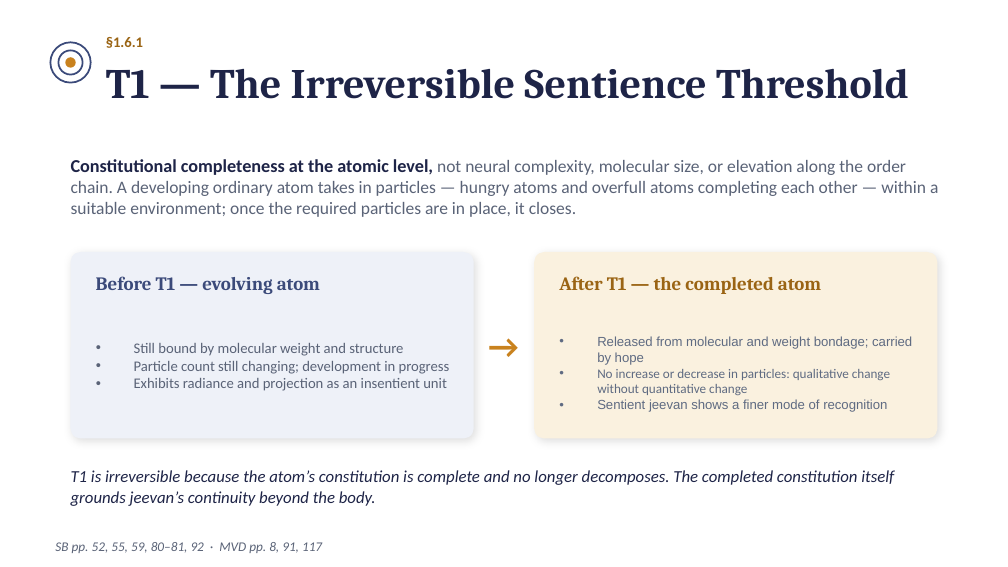
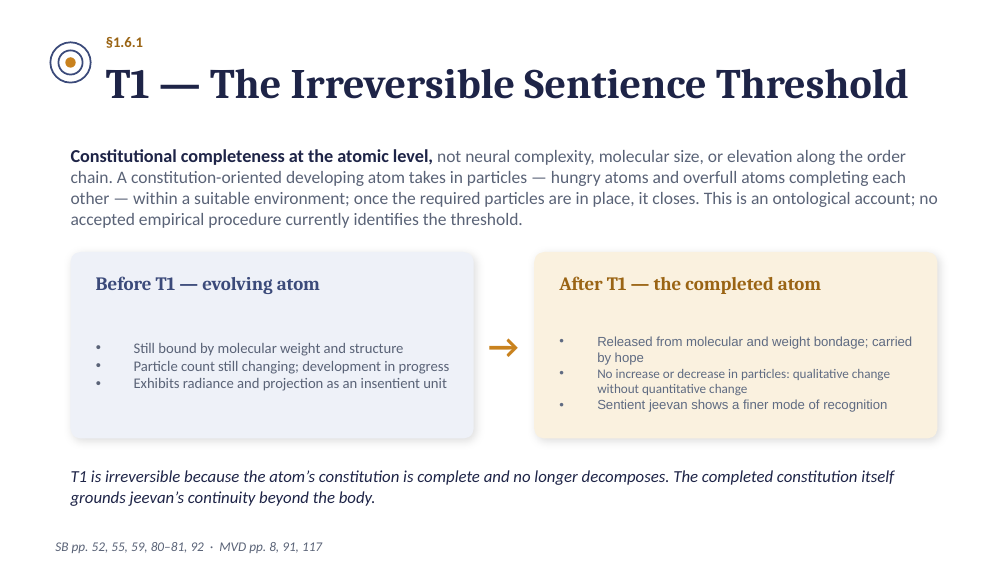
Before and after one commit to raghavamohan/AnalyticMadhyasthDarshan, a slide deck: slide 13 of Studies/The-Ontology-of-Coexistence/The-Ontology-of-Existence-Madhyasth-Darshan.pptx (slide 12 before the commit). Drawn at 1008x567 pixels with LibreOffice and Linux fonts; fonts in the diff are those of the drawing. Boxes give left, top, right and bottom in pixels: in the first picture for what was removed or moved away, otherwise in the second. Text is boxed around its words. In the diff, an @@ line names an element or a change of style, - is before the commit and + after.

```diff
--- a/Studies/The-Ontology-of-Coexistence/The-Ontology-of-Existence-Madhyasth-Darshan.pptx
+++ b/Studies/The-Ontology-of-Coexistence/The-Ontology-of-Existence-Madhyasth-Darshan.pptx
@@ text at (71,149,937,228): text changed @@
-Constitutional completeness at the atomic level, not neural complexity, molecular size, or elevation along the order chain. A developing ordinary atom takes in particles — hungry atoms and overfull atoms completing each other — within a suitable environment; once the required particles are in place, it closes.
+Constitutional completeness at the atomic level, not neural complexity, molecular size, or elevation along the order chain. A constitution-oriented developing atom takes in particles — hungry atoms and overfull atoms completing each other — within a suitable environment; once the required particles are in place, it closes. This is an ontological account; no accepted empirical procedure currently identifies the threshold.
```
Also in this commit, not shown: 14 other slides changed, 2 slides added, 18 other files.
